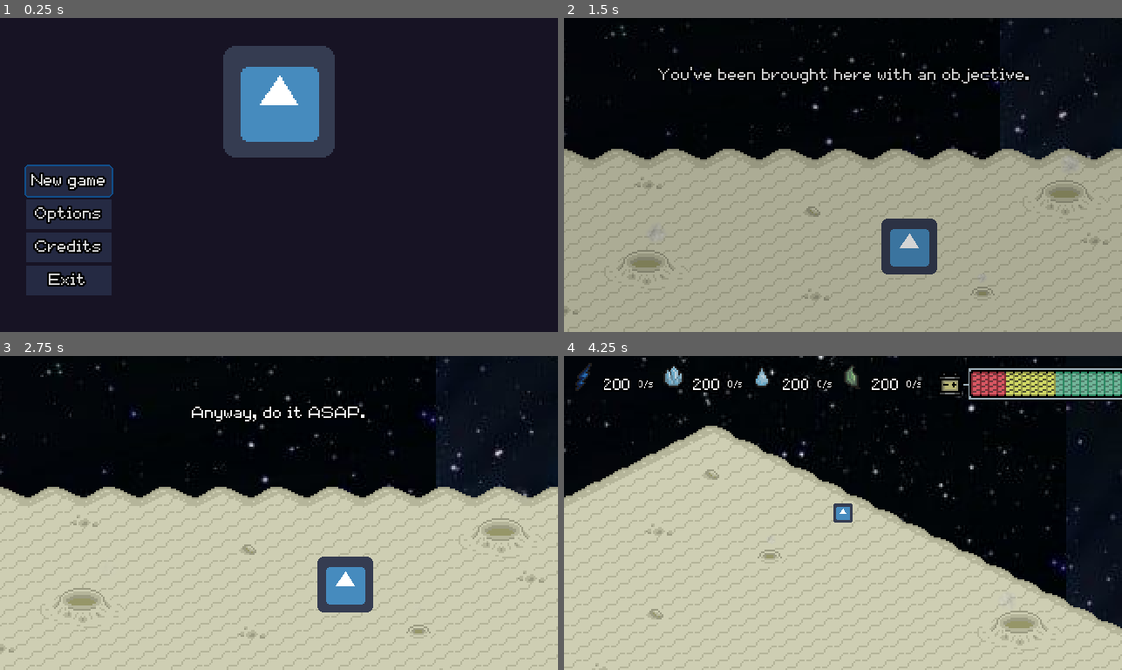
Above: before the commit, frames 1-4 (two rows, left to right).
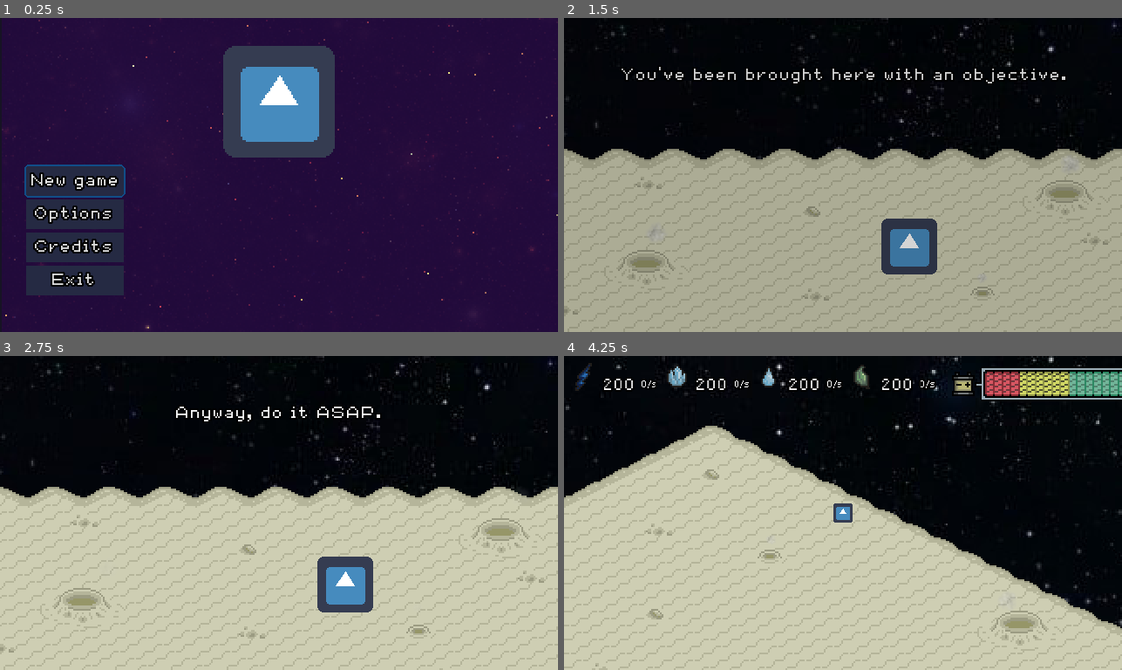
Above: after the commit, the same moments.

Repository: agustinoli/GodotWildJam48
Game: Godot game, scene res://MainMenu/MainMenu.tscn
Two runs of this game, one before a commit and one after it. Both use one fixed random seed, a clock stepped at 60 frames per second and the inputs below. The engine's default icon, where the game draws it, is replaced by a stand-in: a white triangle on a blue panel in a dark square. Sound files missing from this copy of the repository are replaced by a short silence.
Inputs (mouse positions are in pixels of both pictures, inside the frame that each line leads up to):
- Up to frame 1 (0.25 s): no input
- Up to frame 2 (1.5 s): click "New game" at 0.5 s; tap Enter at 1.25 s; move the mouse to (965, 159) at 1.27 s; hold D (Right) from 1.28 s (still down); tap 4 (BuildFoodMachine) at 1.35 s
- Up to frame 3 (2.75 s): tap P (Jump) at 1.52, 2.27 s; click (401, 497) at 2 s; move the mouse to (167, 528) at 2.02 s; release D (Right) at 2.03 s; hold S (Down) from 2.03 s (still down); tap 2 (BuildMineralMachine) at 2.1 s
- Up to frame 4 (4.25 s): click (731, 528) at 2.75 s; move the mouse to (898, 443) at 2.77 s; release S (Down) at 2.78 s; hold D (Right) 2.78-3.53 s; tap 1 (BuildPowerMachine) at 2.85 s; move the mouse to (815, 575) at 3.52 s; hold W (Up) from 3.53 s (still down); tap 3 (BuildWaterMachine) at 3.6 s; tap P (Jump) at 3.77 s

The runs differ from the first frame. In frame 1, 14% of the frame differs, in the area x 0-100%, y 0-100%; in frame 2, 2.1%; in frame 3, 2.6%; in frame 4, 4.9%.

Commit message:
feat: very basic terraformation, lots of random shit (#9)

Diff:
--- a/Assets/Fonts/pixellocale_8.tres
+++ b/Assets/Fonts/pixellocale_8.tres
@@ -6,4 +6,6 @@
 size = 8
 outline_size = 1
 outline_color = Color( 0, 0, 0, 1 )
+use_filter = true
+extra_spacing_char = 1
 font_data = ExtResource( 1 )
--- a/Credits/Credits.tscn
+++ b/Credits/Credits.tscn
@@ -1,4 +1,7 @@
-[gd_scene load_steps=2 format=2]
+[gd_scene load_steps=6 format=2]
+
+[ext_resource path="res://addons/GameTemplate/GUI/default_theme.tres" type="Theme" id=1]
+[ext_resource path="res://Assets/Fonts/pixellocale_8.tres" type="DynamicFont" id=2]
 
 [sub_resource type="GDScript" id=1]
 script/source = "extends Node2D
@@ -8,14 +11,142 @@
 		Game.emit_signal('ChangeScene', \"res://MainMenu/MainMenu.tscn\")
 "
 
+[sub_resource type="Shader" id=6]
+code = "shader_type canvas_item;
+render_mode unshaded;
+
+uniform int iterations = 20;
+uniform float formuparam = 0.800;
+
+uniform int volsteps = 20;
+uniform float stepsize = 0.1;
+
+uniform float zoom = 0.800;
+uniform float tile = 0.5;
+uniform float speed = 0.001;
+
+uniform float brightness = 0.002;
+uniform float darkmatter = 0.100;
+uniform float distfading = 0.650;
+uniform float saturation = 0.750;
+
+uniform vec2 iResolution = vec2(192, 192);
+uniform vec2 iMouse = vec2(0,0);
+
+float SCurve (float value) {
+
+    if (value < 0.5)
+    {
+        return value * value * value * value * value * 16.0;
+    }
+
+    value -= 1.0;
+
+    return value * value * value * value * value * 16.0 + 1.0;
+}
+
+void fragment()
+{
+	//get coords and direction
+	vec2 uv=FRAGCOORD.xy/iResolution.xy-.5;
+	uv.y*=iResolution.y/iResolution.x;
+	vec3 dir=vec3(uv*zoom,1.);
+	float time=TIME*speed+.25;
+
+	//mouse rotation
+	float a1=0.5+iMouse.x/iResolution.x*2.;
+	float a2=0.8+iMouse.y/iResolution.y*2.;
+	mat2 rot1=mat2(vec2(cos(a1),sin(a1)),vec2(-sin(a1),cos(a1)));
+	mat2 rot2=mat2(vec2(cos(a2),sin(a2)),vec2(-sin(a2),cos(a2)));
+	dir.xy*=rot1;
+	dir.xz*=rot2;
+	vec3 from=vec3(1.0,0.5,0.5);
+	from-=vec3(0.0,time,0.0);
+	from.xz*=rot1;
+	from.xy*=rot2;
+
+	//volumetric rendering
+	float s=0.1,fade=1.;
+	vec3 v=vec3(0.);
+	for (int r=0; r<volsteps; r++) {
+		vec3 p=from+s*dir*0.5;
+		p = abs(vec3(tile)-mod(p,vec3(tile*2.))); // tiling fold
+		float pa,a=pa=0.;
+		for (int i=0; i<iterations; i++) {
+			p=abs(p)/dot(p,p)-formuparam; // the magic formula
+			a+=abs(length(p)-pa); // absolute sum of average change
+			pa=length(p);
+		}
+		float dm=max(0.,darkmatter-a*a*.001); //dark matter
+		a = pow(a, 2.3); // add contrast
+		if (r>6) fade*=1.-dm; // dark matter, don't render near
+		//v+=vec3(dm,dm*.5,0.);
+		v+=fade;
+		v+=vec3(s,s*s,s*s*s*s)*a*brightness*fade; // coloring based on distance
+		fade*=distfading; // distance fading
+		s+=stepsize;
+	}
+
+	v=mix(vec3(length(v)),v,saturation); //color adjust
+
+    vec4 C = vec4(v*.01,1.);
+
+     	C.r = pow(C.r, 0.35);
+ 	 	C.g = pow(C.g, 0.36);
+ 	 	C.b = pow(C.b, 0.38);
+
+    vec4 L = C;
+
+    COLOR.r = mix(L.r, SCurve(C.r), 0.7);
+    COLOR.g = mix(L.g, SCurve(C.g), 1.0);
+    COLOR.b = mix(L.b, SCurve(C.b), 0.2);
+
+}"
+
+[sub_resource type="ShaderMaterial" id=7]
+shader = SubResource( 6 )
+shader_param/iterations = 20
+shader_param/formuparam = 0.8
+shader_param/volsteps = 20
+shader_param/stepsize = 0.1
+shader_param/zoom = 0.8
+shader_param/tile = 0.5
+shader_param/speed = 0.001
+shader_param/brightness = 0.002
+shader_param/darkmatter = 0.1
+shader_param/distfading = 0.65
+shader_param/saturation = 0.75
+shader_param/iResolution = Vector2( 192, 192 )
+shader_param/iMouse = Vector2( 0, 0 )
+
 [node name="Node2D" type="Node2D"]
 script = SubResource( 1 )
 
-[node name="Label" type="Label" parent="."]
+[node name="ViewportContainer" type="ViewportContainer" parent="."]
+margin_left = -6.0
+margin_top = -8.0
+margin_right = 335.0
+margin_bottom = 190.0
+stretch = true
+
+[node name="Viewport" type="Viewport" parent="ViewportContainer"]
+size = Vector2( 341, 198 )
+handle_input_locally = false
+render_target_update_mode = 3
+gui_disable_input = true
+
+[node name="ColorRect" type="ColorRect" parent="ViewportContainer/Viewport"]
+material = SubResource( 7 )
+margin_right = 500.0
+margin_bottom = 200.0
+
+[node name="Label" type="Label" parent="ViewportContainer/Viewport"]
 margin_left = 17.0
 margin_top = 19.0
 margin_right = 295.0
 margin_bottom = 158.0
+theme = ExtResource( 1 )
+custom_fonts/font = ExtResource( 2 )
 text = "Made by:
 agustinoli, fuzilogik, Ripper302 and tsarquis
 Coding:
@@ -24,3 +155,5 @@
 fuzilogik
 SFX and Music:
 Ripper302 @valedealbera"
+align = 1
+valign = 1
--- a/Game/GameController.gd
+++ b/Game/GameController.gd
@@ -49,7 +49,6 @@
 	timer = Timer.new()
 	timer.set_one_shot(false)
 	timer.set_wait_time(1)
-	print_debug(INITIAL_RESOURCES)
 	timer.connect("timeout", self, "_timer_callback")
 	timer.autostart = true
 	add_child(timer)
--- a/Levels/TestScene.tscn
+++ b/Levels/TestScene.tscn
@@ -11,14 +11,13 @@
 script = ExtResource( 1 )
 Next_Scene = "res://MainMenu/MainMenu.tscn"
 
-[node name="TextureRect" type="TextureRect" parent="."]
-margin_left = -1670.0
-margin_top = -676.0
-margin_right = 1661.0
-margin_bottom = 788.0
+[node name="Bg" type="TextureRect" parent="."]
+margin_left = -842.0
+margin_top = -413.0
+margin_right = 951.0
+margin_bottom = 640.0
 texture = ExtResource( 3 )
 stretch_mode = 2
-flip_v = true
 
 [node name="YSort" type="YSort" parent="."]
 
--- /dev/null
+++ b/Machines/FoodMachine.gd
@@ -0,0 +1,18 @@
+extends Machine
+
+onready var tilemap = get_parent().get_node("TerraformedFloor")
+const tile_index = 4
+
+func _ready():
+	._ready()
+	terraform()
+
+
+func terraform():
+	var coordinates = tilemap.world_to_map(position)
+#	VER COMO SETEAR EL AUTOTILE PARA ESE TILE_INDEX
+	tilemap.set_cell(coordinates.x	,coordinates.y	,tile_index)
+	tilemap.set_cell(coordinates.x+1,coordinates.y	,tile_index)
+	tilemap.set_cell(coordinates.x	,coordinates.y+1,tile_index)
+	tilemap.set_cell(coordinates.x-1,coordinates.y	,tile_index)
+	tilemap.set_cell(coordinates.x	,coordinates.y-1,tile_index)
--- a/Machines/FoodMachine.tscn
+++ b/Machines/FoodMachine.tscn
@@ -1,7 +1,7 @@
 [gd_scene load_steps=4 format=2]
 
 [ext_resource path="res://Assets/Images/Machines/Food.png" type="Texture" id=1]
-[ext_resource path="res://Machines/Machine.gd" type="Script" id=2]
+[ext_resource path="res://Machines/FoodMachine.gd" type="Script" id=2]
 
 [sub_resource type="CircleShape2D" id=2]
 radius = 17.1172
--- a/MainMenu/MainMenu.tscn
+++ b/MainMenu/MainMenu.tscn
@@ -6,6 +6,114 @@
 
 [sub_resource type="StyleBoxFlat" id=1]
 bg_color = Color( 0.0941176, 0.0784314, 0.145098, 1 )
+
+[sub_resource type="Shader" id=6]
+code = "shader_type canvas_item;
+render_mode unshaded;
+
+uniform int iterations = 20;
+uniform float formuparam = 0.800;
+
+uniform int volsteps = 20;
+uniform float stepsize = 0.1;
+
+uniform float zoom = 0.800;
+uniform float tile = 0.5;
+uniform float speed = 0.001;
+
+uniform float brightness = 0.002;
+uniform float darkmatter = 0.100;
+uniform float distfading = 0.650;
+uniform float saturation = 0.750;
+
+uniform vec2 iResolution = vec2(192, 192);
+uniform vec2 iMouse = vec2(0,0);
+
+float SCurve (float value) {
+
+    if (value < 0.5)
+    {
+        return value * value * value * value * value * 16.0;
+    }
+
+    value -= 1.0;
+
+    return value * value * value * value * value * 16.0 + 1.0;
+}
+
+void fragment()
+{
+	//get coords and direction
+	vec2 uv=FRAGCOORD.xy/iResolution.xy-.5;
+	uv.y*=iResolution.y/iResolution.x;
+	vec3 dir=vec3(uv*zoom,1.);
+	float time=TIME*speed+.25;
+
+	//mouse rotation
+	float a1=0.5+iMouse.x/iResolution.x*2.;
+	float a2=0.8+iMouse.y/iResolution.y*2.;
+	mat2 rot1=mat2(vec2(cos(a1),sin(a1)),vec2(-sin(a1),cos(a1)));
+	mat2 rot2=mat2(vec2(cos(a2),sin(a2)),vec2(-sin(a2),cos(a2)));
+	dir.xy*=rot1;
+	dir.xz*=rot2;
+	vec3 from=vec3(1.0,0.5,0.5);
+	from-=vec3(0.0,time,0.0);
+	from.xz*=rot1;
+	from.xy*=rot2;
+
+	//volumetric rendering
+	float s=0.1,fade=1.;
+	vec3 v=vec3(0.);
+	for (int r=0; r<volsteps; r++) {
+		vec3 p=from+s*dir*0.5;
+		p = abs(vec3(tile)-mod(p,vec3(tile*2.))); // tiling fold
+		float pa,a=pa=0.;
+		for (int i=0; i<iterations; i++) {
+			p=abs(p)/dot(p,p)-formuparam; // the magic formula
+			a+=abs(length(p)-pa); // absolute sum of average change
+			pa=length(p);
+		}
+		float dm=max(0.,darkmatter-a*a*.001); //dark matter
+		a = pow(a, 2.3); // add contrast
+		if (r>6) fade*=1.-dm; // dark matter, don't render near
+		//v+=vec3(dm,dm*.5,0.);
+		v+=fade;
+		v+=vec3(s,s*s,s*s*s*s)*a*brightness*fade; // coloring based on distance
+		fade*=distfading; // distance fading
+		s+=stepsize;
+	}
+
+	v=mix(vec3(length(v)),v,saturation); //color adjust
+
+    vec4 C = vec4(v*.01,1.);
+
+     	C.r = pow(C.r, 0.35);
+ 	 	C.g = pow(C.g, 0.36);
+ 	 	C.b = pow(C.b, 0.38);
+
+    vec4 L = C;
+
+    COLOR.r = mix(L.r, SCurve(C.r), 0.7);
+    COLOR.g = mix(L.g, SCurve(C.g), 1.0);
+    COLOR.b = mix(L.b, SCurve(C.b), 0.2);
+
+}"
+
+[sub_resource type="ShaderMaterial" id=5]
+shader = SubResource( 6 )
+shader_param/iterations = 20
+shader_param/formuparam = 0.8
+shader_param/volsteps = 20
+shader_param/stepsize = 0.1
+shader_param/zoom = 0.8
+shader_param/tile = 0.5
+shader_param/speed = 0.001
+shader_param/brightness = 0.002
+shader_param/darkmatter = 0.1
+shader_param/distfading = 0.65
+shader_param/saturation = 0.75
+shader_param/iResolution = Vector2( 192, 192 )
+shader_param/iMouse = Vector2( 0, 0 )
 
 [node name="MainMenu" type="CanvasLayer"]
 layer = 0
@@ -17,10 +125,26 @@
 pause_mode = 2
 anchor_right = 1.0
 anchor_bottom = 1.0
+rect_pivot_offset = Vector2( -253, -34 )
 custom_styles/panel = SubResource( 1 )
-__meta__ = {
-"_edit_use_anchors_": false
-}
+
+[node name="ViewportContainer" type="ViewportContainer" parent="BG"]
+margin_left = 1.0
+margin_top = -1.0
+margin_right = 322.0
+margin_bottom = 180.0
+stretch = true
+
+[node name="Viewport" type="Viewport" parent="BG/ViewportContainer"]
+size = Vector2( 320, 180 )
+handle_input_locally = false
+render_target_update_mode = 3
+gui_disable_input = true
+
+[node name="ColorRect" type="ColorRect" parent="BG/ViewportContainer/Viewport"]
+material = SubResource( 5 )
+margin_right = 320.0
+margin_bottom = 180.0
 
 [node name="MarginContainer" type="MarginContainer" parent="BG"]
 anchor_right = 1.0
@@ -55,35 +179,35 @@
 size_flags_vertical = 3
 
 [node name="ButtonContainer" type="VBoxContainer" parent="BG/MarginContainer/VBoxMain/HBoxContainer"]
-margin_right = 51.0
+margin_right = 58.0
 margin_bottom = 80.0
 size_flags_vertical = 3
 custom_constants/separation = 1
 
 [node name="NewGame" parent="BG/MarginContainer/VBoxMain/HBoxContainer/ButtonContainer" groups=["MainMenu"] instance=ExtResource( 1 )]
-margin_right = 51.0
+margin_right = 58.0
 text = "New Game"
 
 [node name="Options" parent="BG/MarginContainer/VBoxMain/HBoxContainer/ButtonContainer" instance=ExtResource( 1 )]
 margin_top = 20.0
-margin_right = 51.0
+margin_right = 58.0
 margin_bottom = 39.0
 text = "Options"
 
 [node name="Credits" parent="BG/MarginContainer/VBoxMain/HBoxContainer/ButtonContainer" instance=ExtResource( 1 )]
 margin_top = 40.0
-margin_right = 51.0
+margin_right = 58.0
 margin_bottom = 59.0
 text = "Credits"
 
 [node name="Exit" parent="BG/MarginContainer/VBoxMain/HBoxContainer/ButtonContainer" instance=ExtResource( 1 )]
 margin_top = 60.0
-margin_right = 51.0
+margin_right = 58.0
 margin_bottom = 79.0
 text = "Exit"
 
 [node name="RightMargin" type="Control" parent="BG/MarginContainer/VBoxMain/HBoxContainer"]
-margin_left = 55.0
+margin_left = 62.0
 margin_right = 288.0
 margin_bottom = 80.0
 size_flags_horizontal = 3
--- a/Player/Player.gd
+++ b/Player/Player.gd
@@ -12,6 +12,7 @@
 var directions = ["Right", "RightDown", "Down", "LeftDown", "Left", "LeftUp", "Up", "RightUp"]
 var current_direction: String = "Down" setget set_current_dir, get_current_dir
 var facing = Vector2() setget set_facing, get_facing
+
 
 var collision
 
@@ -47,8 +48,10 @@
 
 func _process(_delta):
 	if Input.is_action_just_released("zoom_in"):
+#		tween.tween_property($Camera2D, "zoom", $Camera2D.get_zoom()+Vector2(0.1,0.1) , 1)
 		$Camera2D.set_zoom($Camera2D.get_zoom()+Vector2(0.1,0.1))
 	elif Input.is_action_just_released("zoom_out"):
+#		tween.tween_property($Camera2D, "zoom", $Camera2D.get_zoom()-Vector2(0.1,0.1) , 1)
 		$Camera2D.set_zoom($Camera2D.get_zoom()-Vector2(0.1,0.1))
 	elif Input.is_action_just_pressed("ShowNotebook"):
 		$Notebook.show()
--- a/project.godot
+++ b/project.godot
@@ -240,6 +240,7 @@
 "events": [ Object(InputEventKey,"resource_local_to_scene":false,"resource_name":"","device":0,"alt":false,"shift":false,"control":false,"meta":false,"command":false,"pressed":false,"scancode":78,"physical_scancode":0,"unicode":0,"echo":false,"script":null)
  ]
 }
+
 FinishBuild={
 "deadzone": 0.5,
 "events": [ Object(InputEventKey,"resource_local_to_scene":false,"resource_name":"","device":0,"alt":false,"shift":false,"control":false,"meta":false,"command":false,"pressed":false,"scancode":69,"physical_scancode":0,"unicode":0,"echo":false,"script":null)
Binary file changed: Assets/Images/Background/background.jpg
Not shown: 1 places in MainMenu/MainMenu.tscn that only renumber resources
Not shown, changed: addons/GameTemplate/GUI/default_theme.tres
Not shown, changed: README.md
